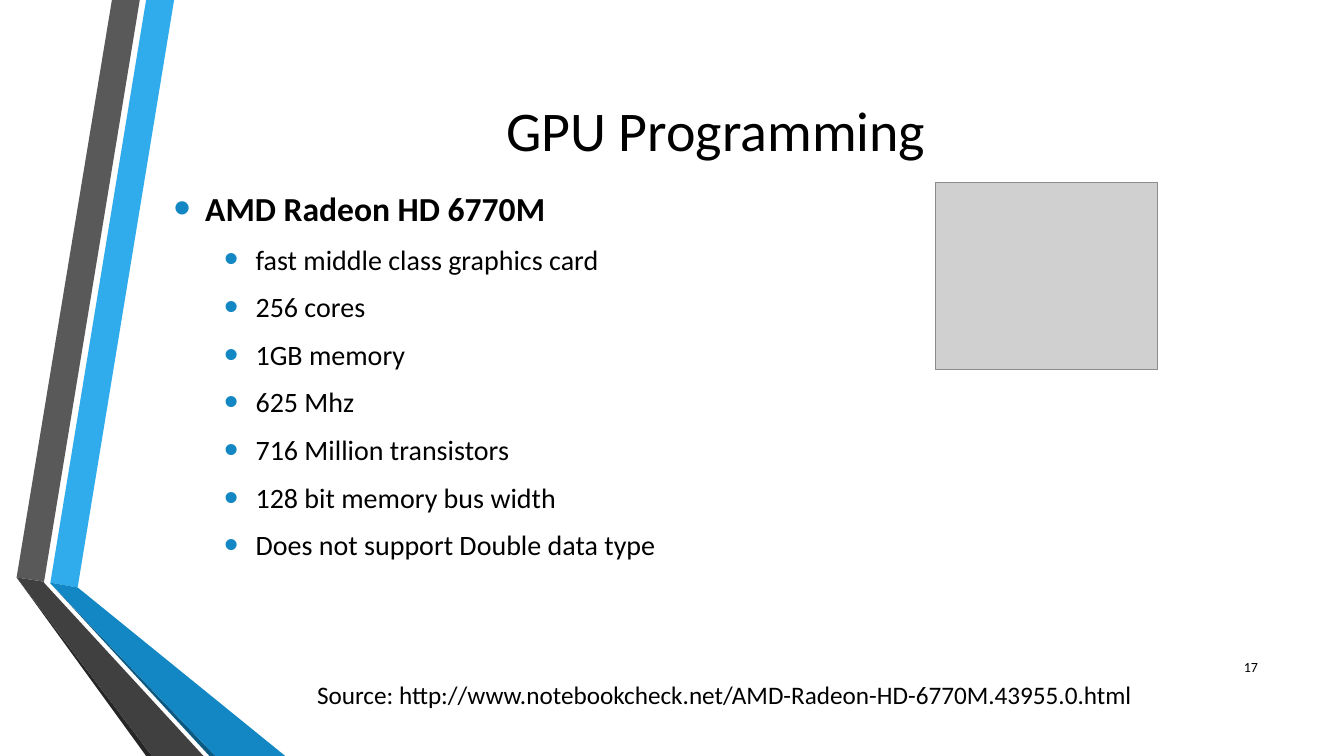
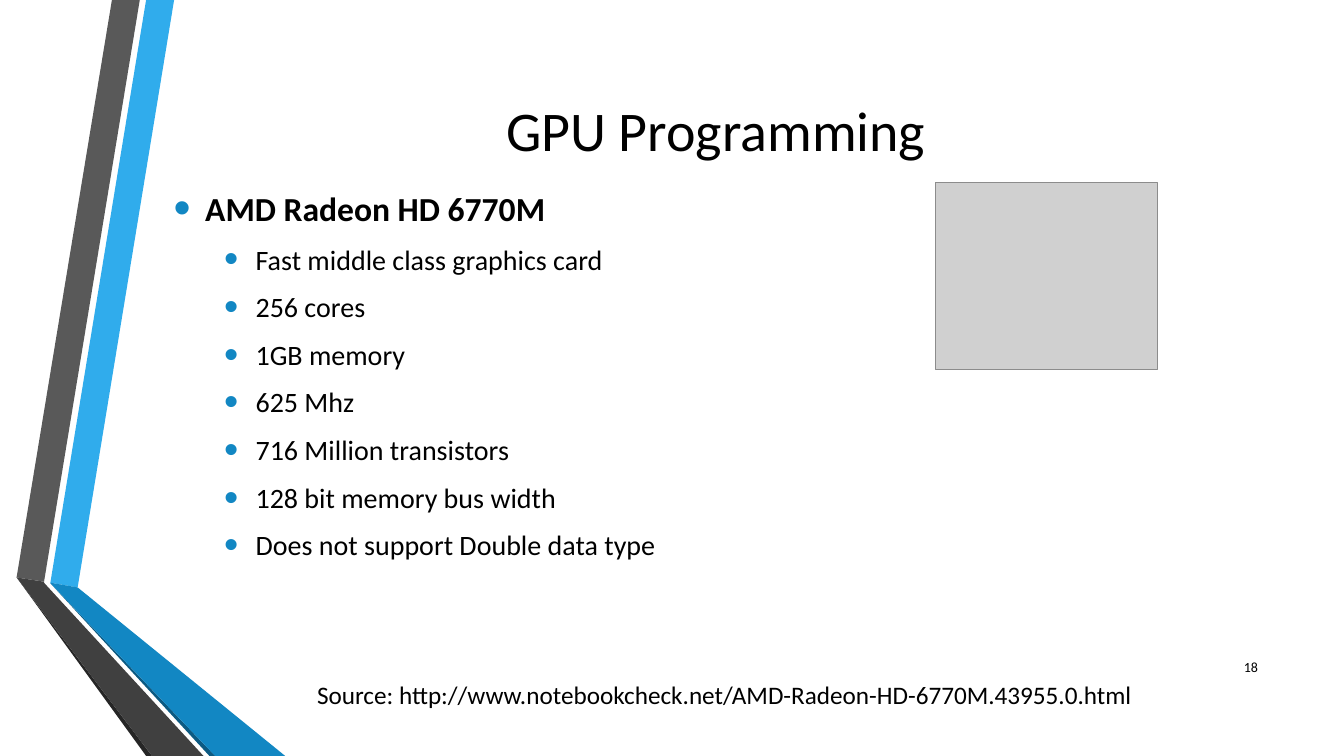
Before and after one commit to junaidnasir/gpu-em-nim, a slide deck: slide 18 of FYP_Defense_Presentation/FYP-2_presentation.pptx (slide 17 before the commit). Drawn at 1344x756 pixels with LibreOffice and Linux fonts; fonts in the diff are those of the drawing; grey boxes stand for pictures; background and template pictures are left out. Boxes give left, top, right and bottom in pixels: in the first picture for what was removed or moved away, otherwise in the second. Text is boxed around its words. In the diff, an @@ line names an element or a change of style, - is before the commit and + after.

```diff
--- a/FYP_Defense_Presentation/FYP-2_presentation.pptx
+++ b/FYP_Defense_Presentation/FYP-2_presentation.pptx
@@ text at [256, 250, 602, 275]: text changed @@
-  • fast middle class graphics card
+  • Fast middle class graphics card
@@ page number at [1244, 662, 1258, 672]: text changed @@
-17
+18
```
Also in this commit, not shown: 11 other slides changed, 2 slides added.
